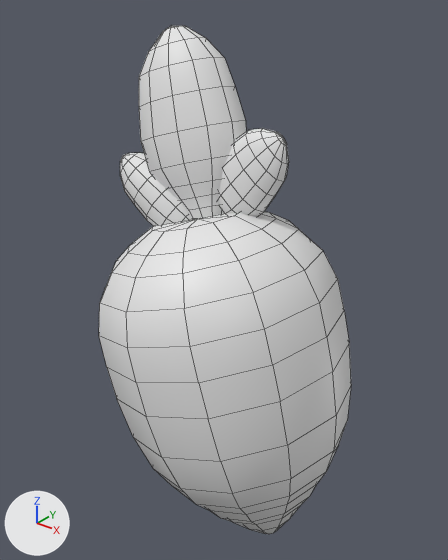
A saved change to the FBX model 3D_Models/Plants/FBX_Files/Veg_carrot_L.fbx.
Before and after are seen from a 50 mm lens placed at (-0.0956, -0.13, 0.1151), pointed at (-0.2095, 0.0124, 0.0268). The axes (+X, +Y, +Z) are drawn at lower left. The lights are the same throughout. Mesh edges are drawn as thin lines. Where no turn or scale is listed for an object, it has been applied to the vertices.

In view in the first picture: 'L'.
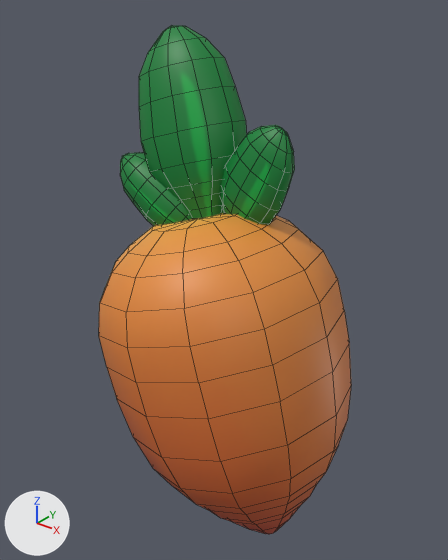
The newer file is also turned or shifted as a whole; pictures and numbers use the older file's frame.

Where the change shows, as pixel boxes [x1, y1, x2, y2] in the pictures (448 x 560 px; the box of a moved part takes in the faces that stretch with it):
part 1 of me_cylinder_048, moved or reshaped: before [218, 128, 289, 216]; after [221, 125, 295, 225]
part 2 of me_cylinder_048, recoloured (grey to orange): [99, 26, 351, 534] in both

The change, as a diff of the scene's bpy script:
```diff
--- a/3D_Models/Plants/FBX_Files/Veg_carrot_L.fbx.py
+++ b/3D_Models/Plants/FBX_Files/Veg_carrot_L.fbx.py
@@ img_t_veg_carrot_bc_png @@
+img_t_veg_carrot_bc_png = load_image('T_Veg_carrot_BC.png', '../../../Textures/Textures/T_Veg_carrot_BC.png', 1024, 1024, 'sRGB')
@@ mat_carrot @@
+mat_carrot = principled_material('carrot')
+mat_carrot.texture = img_t_veg_carrot_bc_png
@@ me_cylinder_048 @@
 me_cylinder_048.from_pydata(...)  # 545 vertices, 552 faces; spans x -0.048..0.039, y -0.04..0.04, z -0.066..0.103
 # used by ob_l; location = (-0.202, 0.0092, -0.0004)
+# me_cylinder_048 part 1
+# 106 vertices are removed from x -0.018..0.012, y 0.002..0.014, z 0.045..0.077
+# 108 faces are deleted
+# 2 vertices move within x -0.008..-0.002, y 0.004..0.007, z 0.05..0.075
+# 106 vertices are added at x -0.011..0.015, y 0.0..0.012, z 0.044..0.079
+# 108 new faces join them
+# me_cylinder_048 part 2: 444 faces spanning x -0.048..0.039, y -0.04..0.04, z -0.066..0.103 switch from no material to mat_carrot (picture img_t_veg_carrot_bc_png)
```
